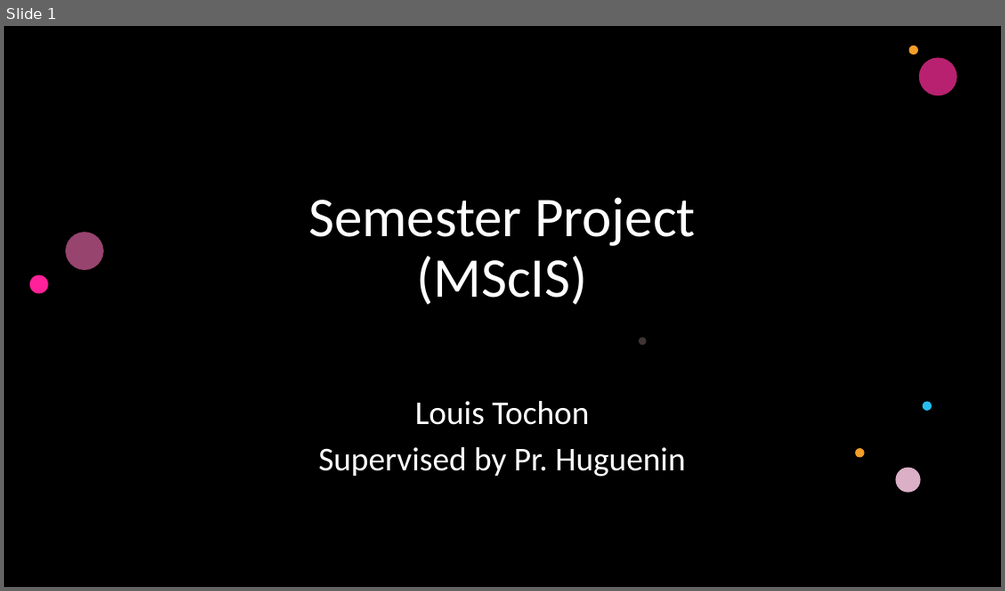
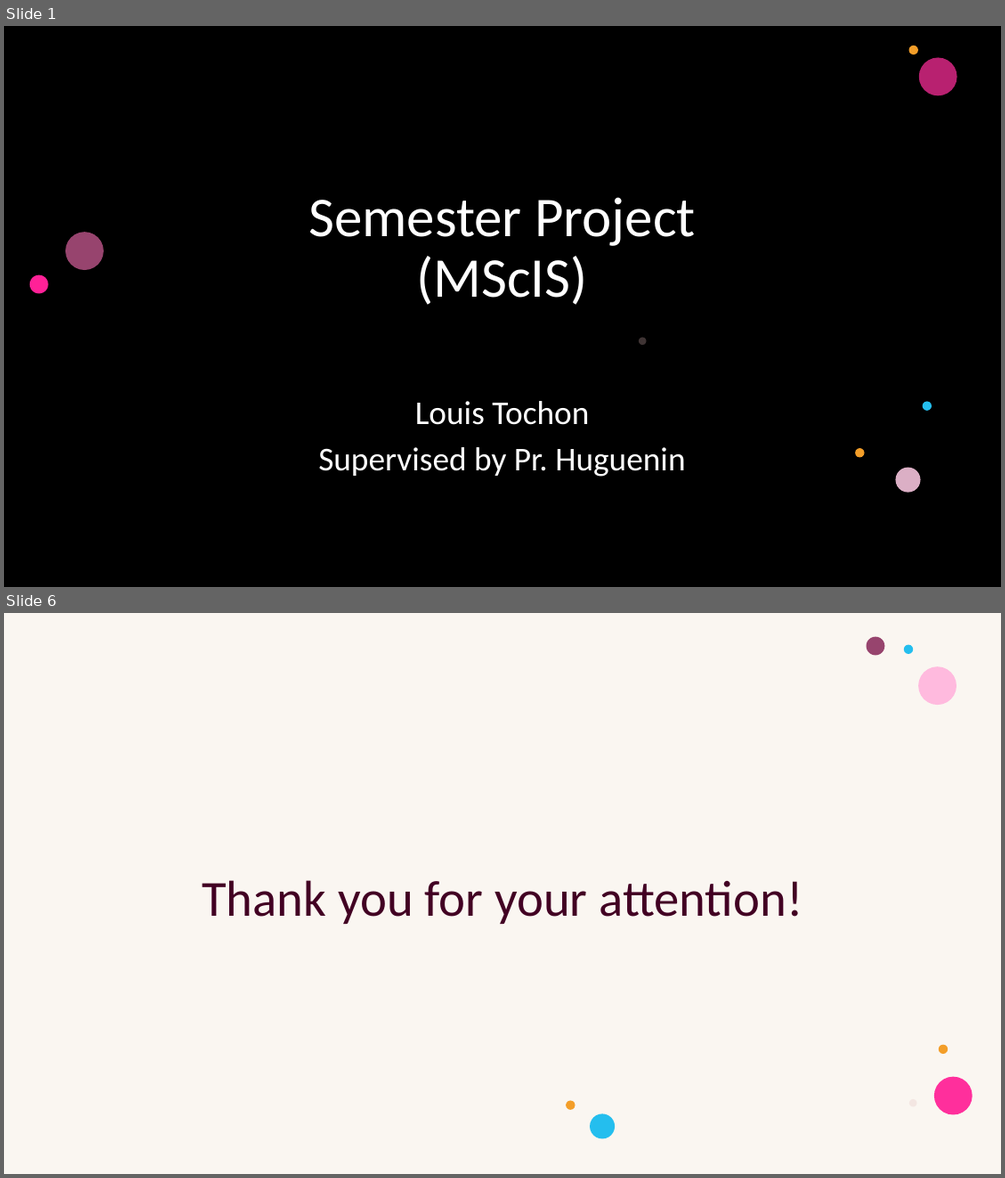
Before and after one commit to Ltochon/k-anon_tool, a slide deck: presentation/Présentation_1.pptx. Shown one above the other, each under a label of ours: slide 1 before the commit, slides 1 and 6 after it; the slides between them are not shown. The pictures are 1005x591 and 1005x1178 pixels, drawn with LibreOffice and Linux fonts; fonts in the diff are those of the drawing; background and template pictures are left out; a plain dark background stands for a picture behind light text. Boxes give left, top, right and bottom in pixels: in the first picture for what was removed or moved away, otherwise in the second. Text is boxed around its words. In the diff, an @@ line names an element or a change of style, - is before the commit and + after.

```diff
--- a/presentation/Présentation_1.pptx
+++ b/presentation/Présentation_1.pptx
@@ slide 6 added at (4,613,1001,1174), background #FFFFFF; not listed: 4 template elements that a slide beside it also shows @@
@@ rectangle added at (4,613,1001,1174), fill #FFFFFF @@
@@ rectangle added at (4,613,1001,1174), fill #F0E2D3 at 30% opacity @@
@@ title added at (202,880,802,924), 48.6 pt, text #420023 @@
+Thank you for your attention!
@@ group added at (566,637,972,1139): 8 ellipses @@
```
Also in this commit, not shown: 4 slides changed.
